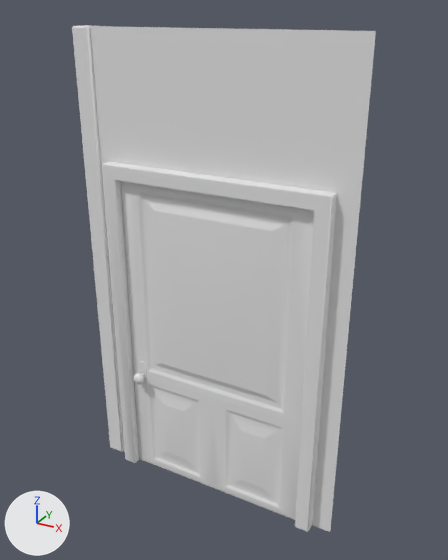
Two versions of the FBX model Assets/fbx/room/room_wall_door_v02.fbx, one commit apart.
The view is the same before and after, from a 50 mm lens placed at (2.0, -3.47, 3.61), pointed at (0.04, 0.09, 1.83). Lighting does not change. The marker at lower left points along +X, +Y and +Z. Where no turn or scale is listed for an object, it has been applied to the vertices.

The first picture shows 'room_Cube_008', 'room_column_l_011', 'room_door_002', 'room_wall_door_002'.
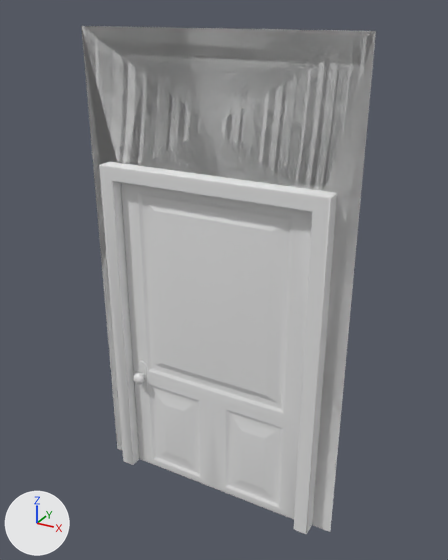
Location of each change, [x1, y1, x2, y2] in pixels of the pictures (448 x 560 px):
'room_Cube_008', moved
    before: [102, 162, 337, 532]
    after: [99, 162, 337, 534]
'room_column_l_011', deleted
    before: [72, 25, 124, 452]
part 1 of me_mesh_005, added
    after: [81, 26, 376, 531]

What the commit changed:
me_mesh_005 has 8 vertices, 1 face and spans x -1.0..1.0, y 0.0..3.5, z 0.0.
me_mesh_005 is used by ob_room_wall_door_002; location (0.0, 0.0, 0.0); rotation (1.571, 0.0, -3.142), in degrees (90, 0, -180).
Verts and faces of me_mesh_005; kept vertices keep their numbers, new ones are numbered from 8.
Before the commit, vertices of me_mesh_005: 0 (1.0, 0.0, 0.0), 1 (1.0, 3.5, 0.0) at pixel (81, 25), 2 (-1.0, 0.0, 0.0) at pixel (330, 532), 3 (-1.0, 3.5, 0.0) at pixel (375, 30), 4 (0.75, 0.0, 0.0).
Before the commit, vertices of me_mesh_005: 5 (-0.75, 0.0, 0.0), 6 (-0.75, 2.5, 0.0).
Part 1, on me_mesh_005:
New vertex 8 is at (0.75, 2.5, 0.0).
New faces: (0, 1, 3, 2, 5, 6, 8, 4).
Object 'room_Cube_008' (ob_room_cube_008) moves from (0.0, 0.028, 0.375) to (0.0, 0.0, 0.375).
Object 'room_column_l_011' (ob_room_column_l_011) is deleted.
